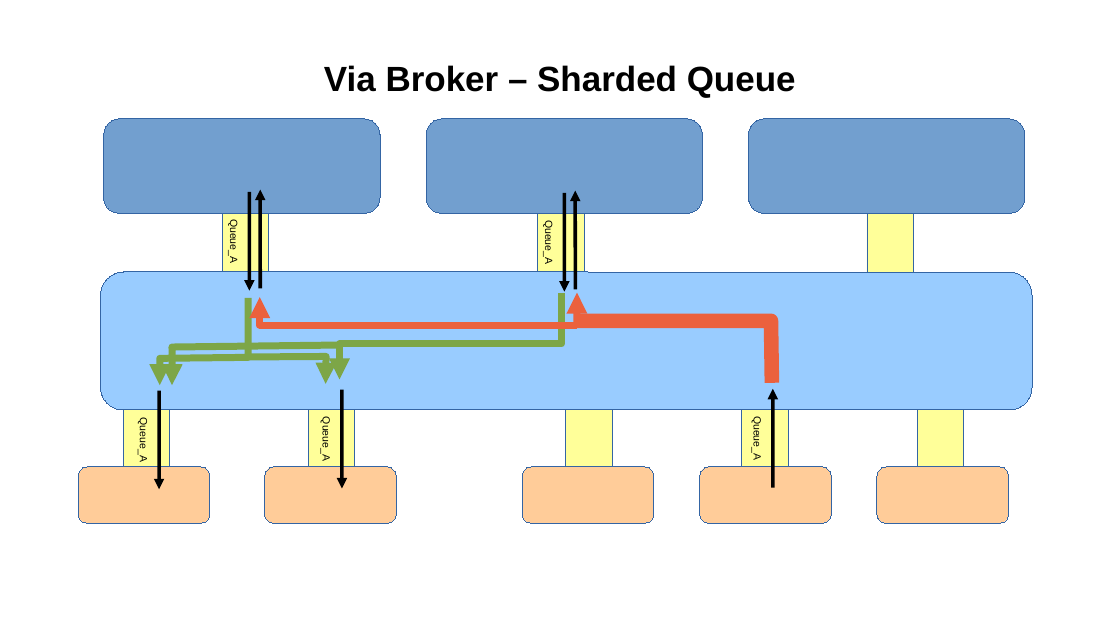
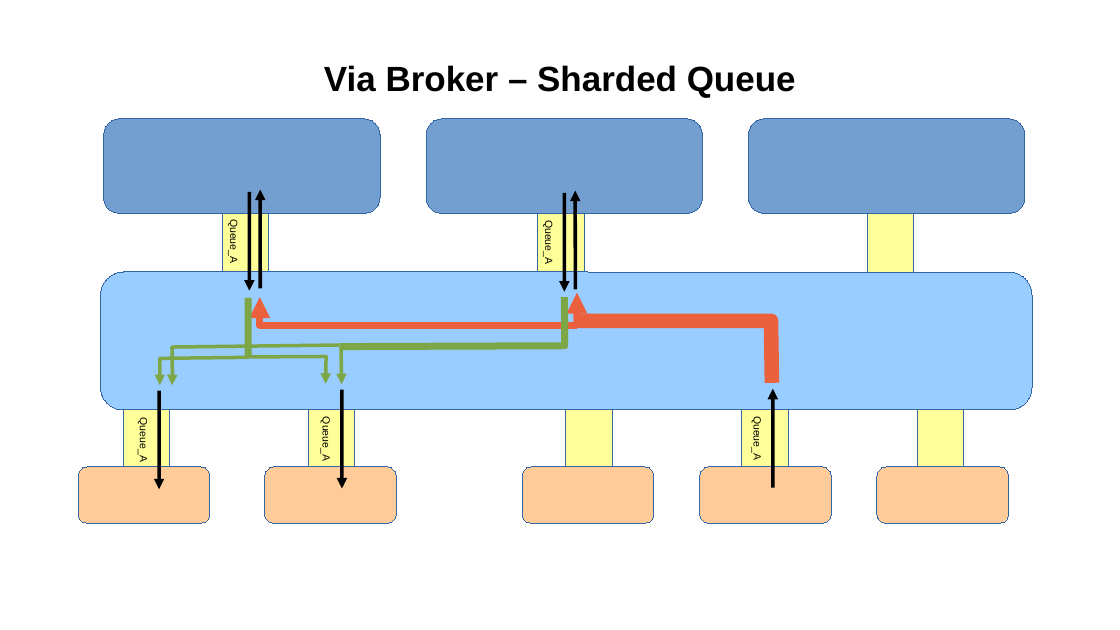
Before and after one commit to ted-ross/summit2016, a slide deck: slide 17 of slides/ElasticScale.odp. Drawn at 1120x630 pixels with LibreOffice and Linux fonts; fonts in the diff are those of the drawing; background and template pictures are left out. Boxes give left, top, right and bottom in pixels: in the first picture for what was removed or moved away, otherwise in the second. Text is boxed around its words. In the diff, an @@ line names an element or a change of style, - is before the commit and + after.

```diff
--- a/slides/ElasticScale.odp
+++ b/slides/ElasticScale.odp
@@ line added from (248, 298) to (248, 357), #7DA647 11.99 pt @@
@@ freeform shape: place and size @@
-freeform shape at (339,293,561,379)
+freeform shape at (339,297,564,346)
@@ freeform shape: place and size @@
-freeform shape at (248,357,326,384)
+freeform shape at (172,345,340,385)
@@ outline #7DA647 11.99 pt to #7DA647 6.01 pt in 3 elements at (160,298,248,385), (172,345,340,385), (248,357,326,384) @@
@@ freeform shape: place and size @@
-freeform shape at (172,345,340,385)
+freeform shape at (248,357,326,384)
@@ arrow added from (341, 346) to (341, 384), #7DA647 6.01 pt @@
```
Also in this commit, not shown: 3 slides added.
